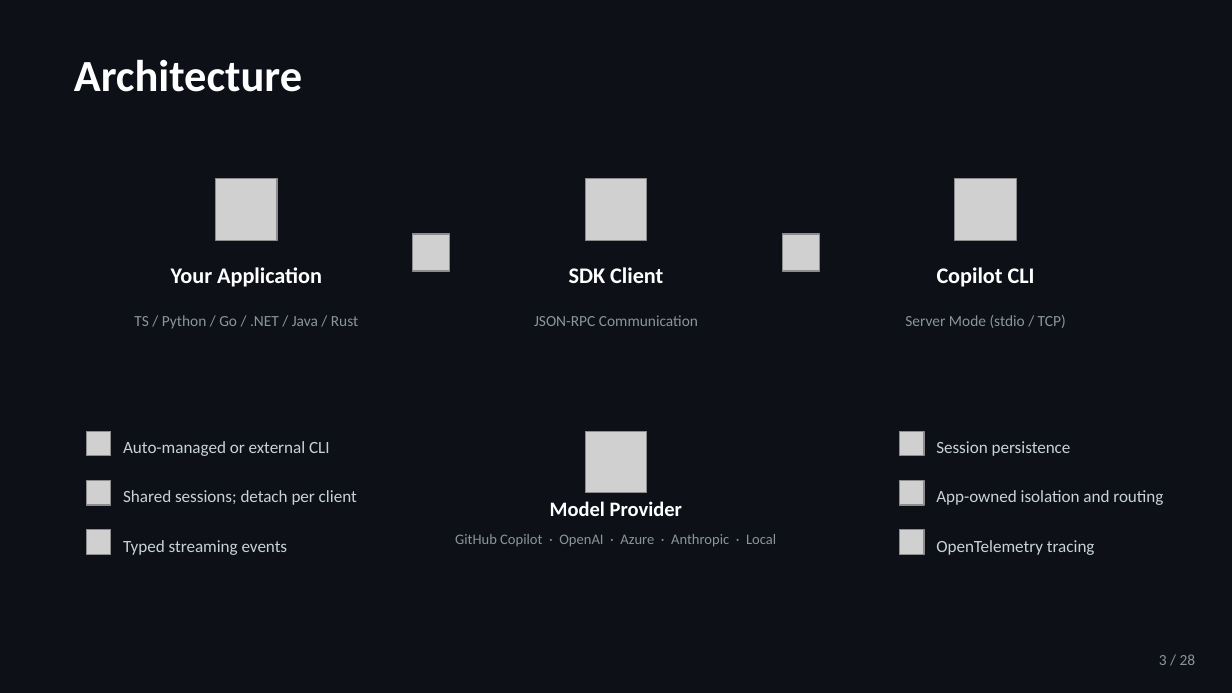
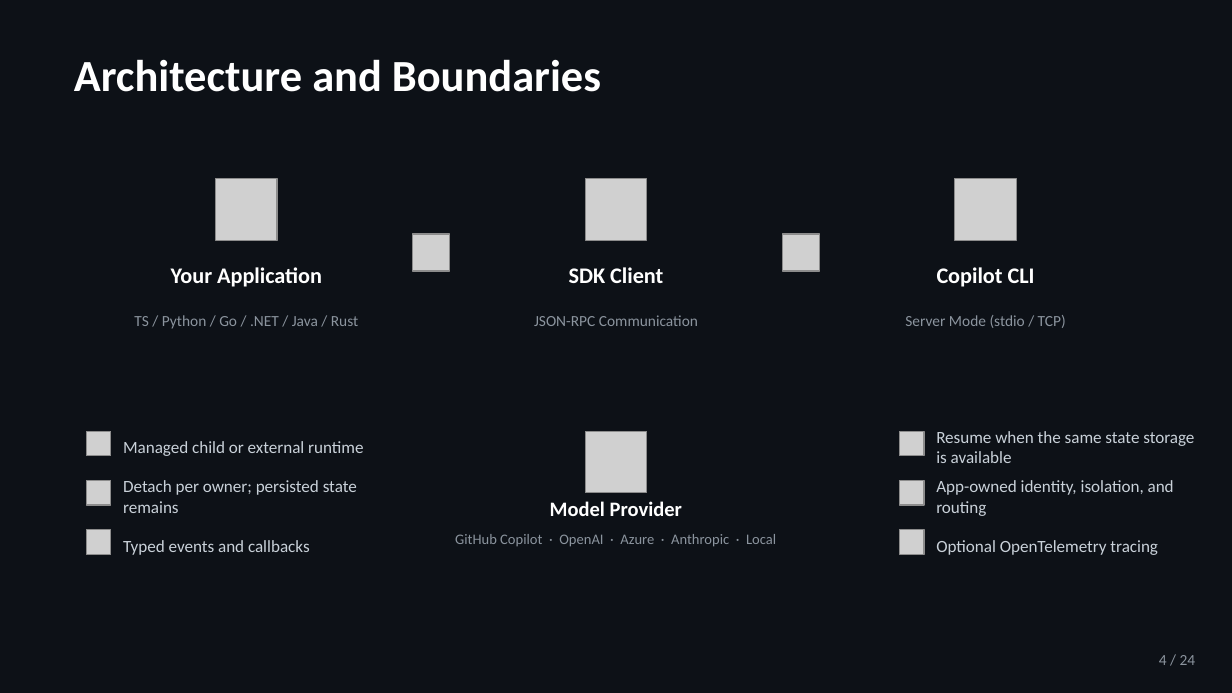
Before and after one commit to jeffrey-groneberg/ghcp_sdk, a slide deck: slide 4 of GitHub-Copilot-SDK.pptx (slide 3 before the commit). Drawn at 1232x693 pixels with LibreOffice and Linux fonts; fonts in the diff are those of the drawing; grey boxes stand for pictures. Boxes give left, top, right and bottom in pixels: in the first picture for what was removed or moved away, otherwise in the second. Text is boxed around its words. In the diff, an @@ line names an element or a change of style, - is before the commit and + after.

```diff
--- a/GitHub-Copilot-SDK.pptx
+++ b/GitHub-Copilot-SDK.pptx
@@ text at [74, 59, 601, 92]: text changed @@
-Architecture
+Architecture and Boundaries
@@ text at [123, 441, 363, 456]: text changed @@
-Auto-managed or external CLI
+Managed child or external runtime
@@ text at [936, 431, 1194, 463]: text changed @@
-Session persistence
+Resume when the same state storage is available
@@ text at [123, 480, 357, 513]: text changed @@
-Shared sessions; detach per client
+Detach per owner; persisted state remains
@@ text at [936, 480, 1174, 516]: text changed @@
-App-owned isolation and routing
+App-owned identity, isolation, and routing
@@ text at [123, 540, 310, 555]: text changed @@
-Typed streaming events
+Typed events and callbacks
@@ text at [936, 540, 1158, 555]: text changed @@
-OpenTelemetry tracing
+Optional OpenTelemetry tracing
@@ text at [1159, 655, 1196, 665]: text changed @@
-3 / 28
+4 / 24
```
Also in this commit, not shown: 21 other slides changed, 2 slides added, 6 slides removed, 24 other files.
